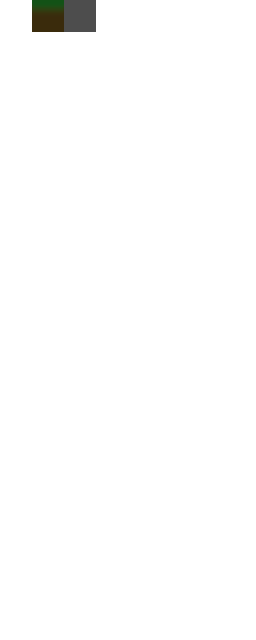
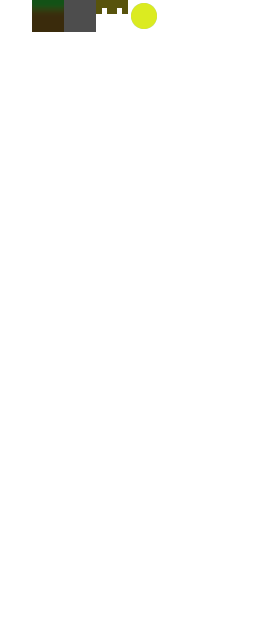
Layered file, before and after one edit (256x640). Changes by layer:
added layer "005-coin-tile" above "004-passable-tile" over [131, 3, 157, 29]
added layer "004-passable-tile" above "003-wall-tile" over [96, 0, 128, 14]
